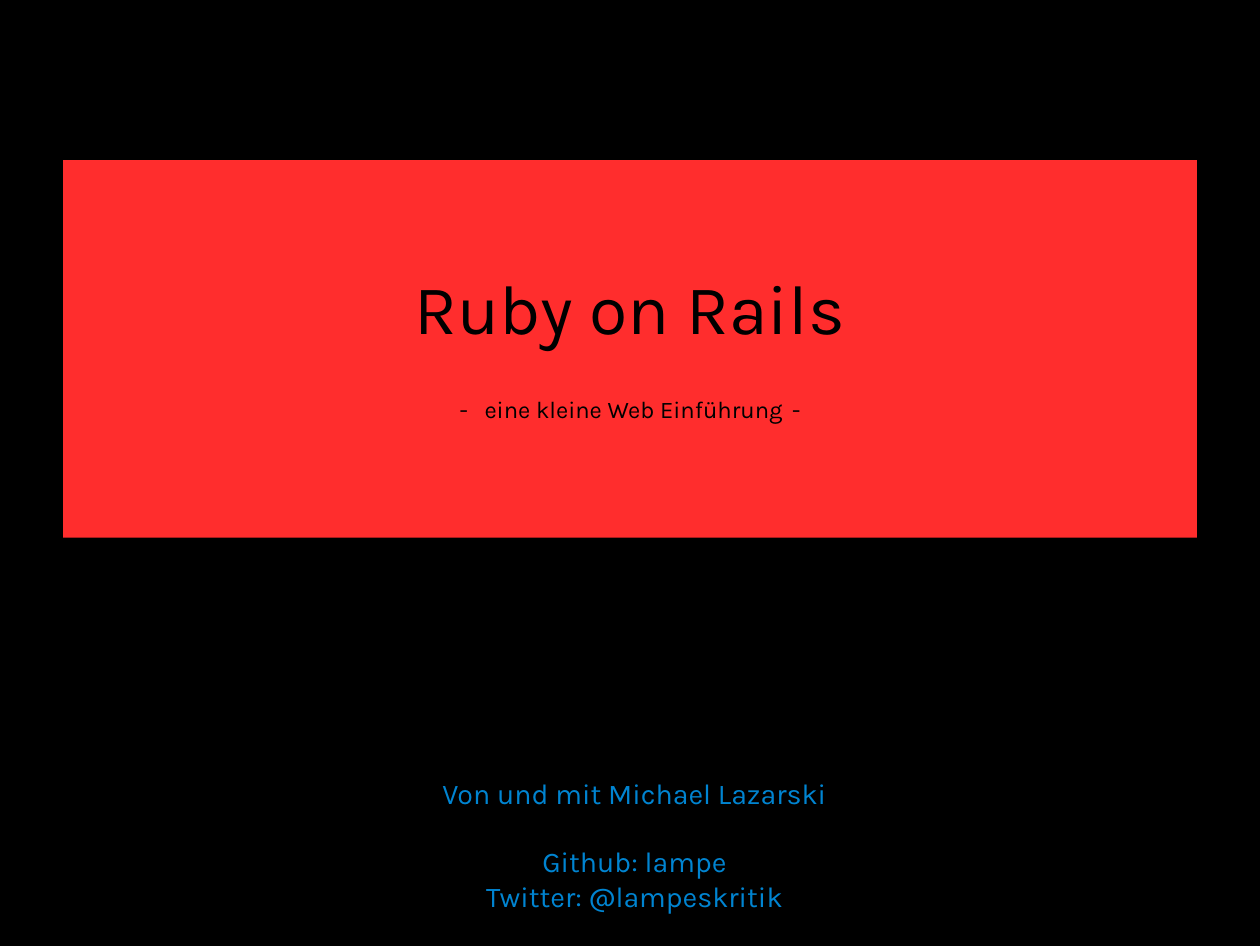
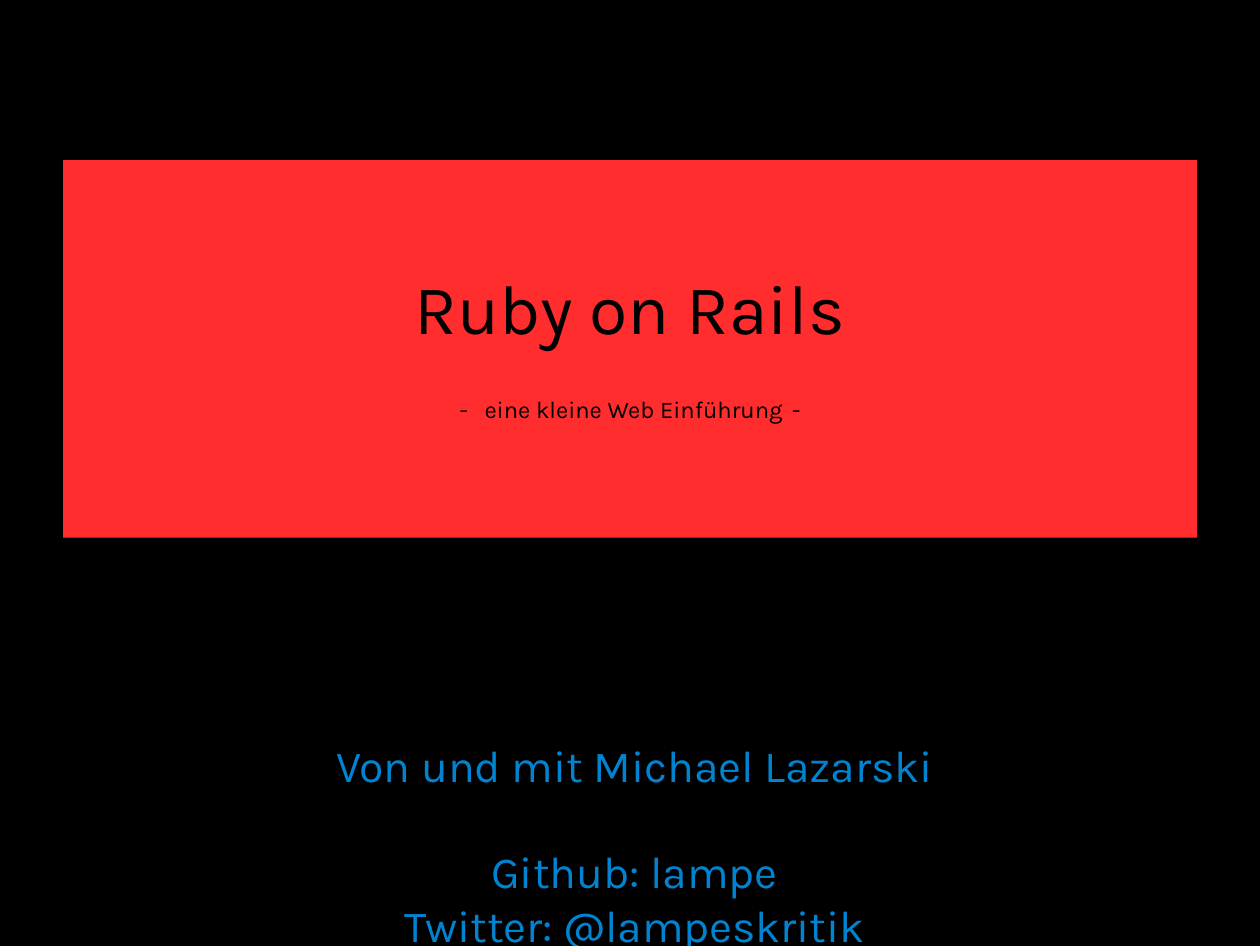
Before and after one commit to lampewebdev/rubyrailskurs, a slide deck: slide 1 of ruby.odp. Drawn at 1260x946 pixels with LibreOffice and Linux fonts; fonts in the diff are those of the drawing. Boxes give left, top, right and bottom in pixels: in the first picture for what was removed or moved away, otherwise in the second. Text is boxed around its words. In the diff, an @@ line names an element or a change of style, - is before the commit and + after.

```diff
--- a/ruby.odp
+++ b/ruby.odp
@@ text "Von und mit Michael Lazarski": place and size @@
-text "Von und mit Michael Lazarski" at <box>442,784,826,914</box>
+text "Von und mit Michael Lazarski" at <box>336,751,932,946</box>
@@ text "Von und mit Michael Lazarski" at <box>336,751,932,946</box>: size 18 to 28 pt @@
```
Also in this commit, not shown: 4 other slides changed, 13 slides added.
